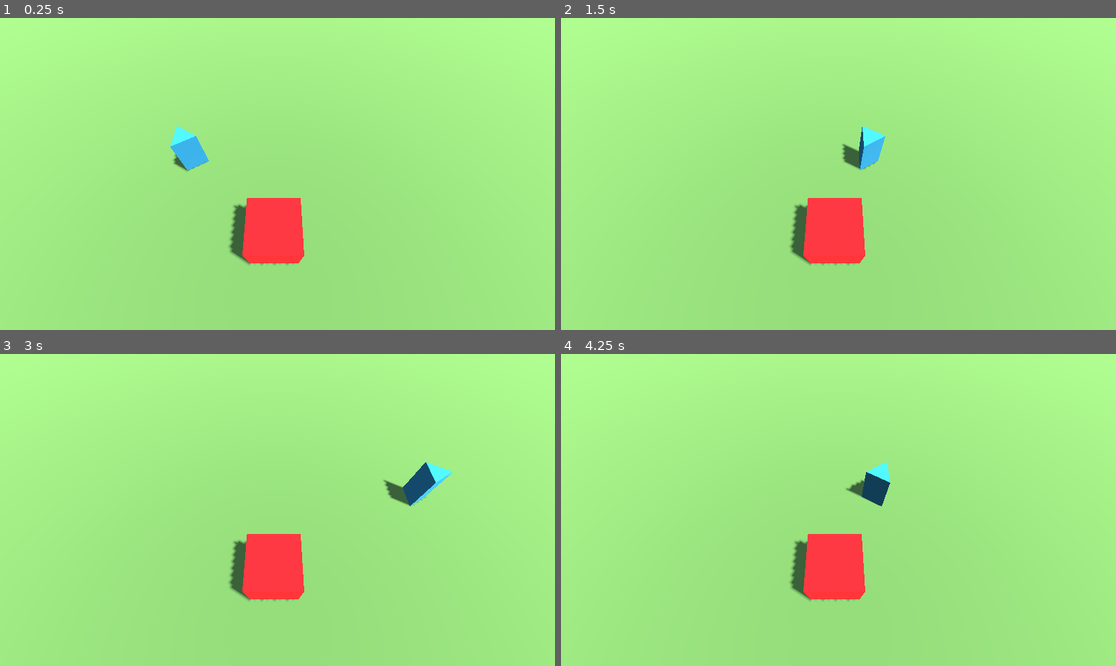
Above: before the commit, frames 1-4 (two rows, left to right).
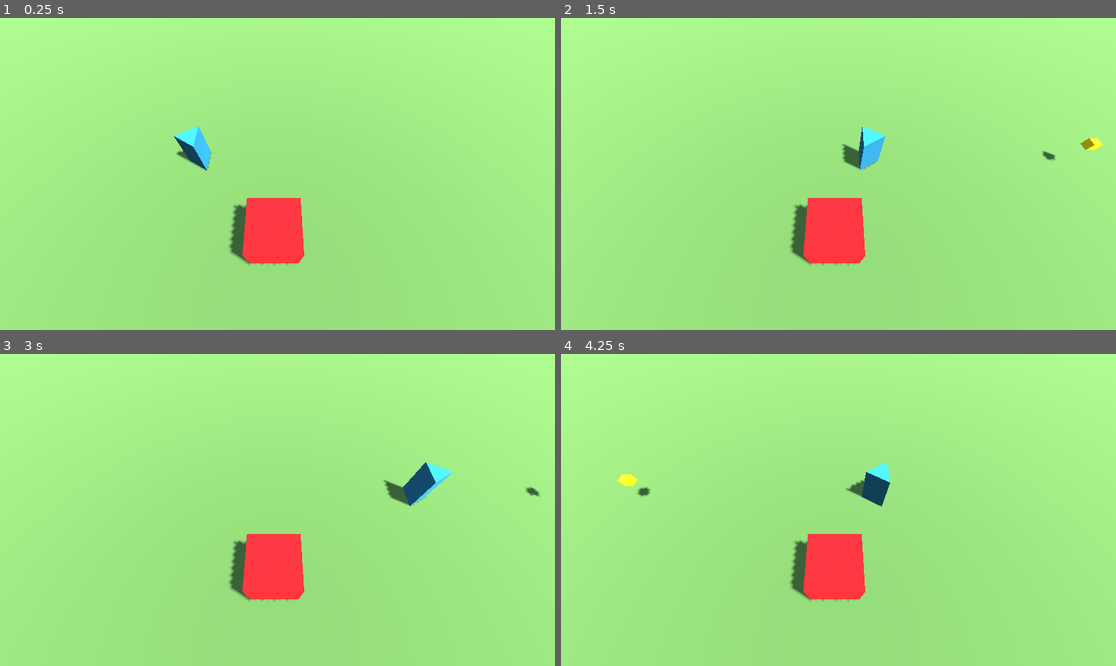
Above: after the commit, the same moments.

Repository: nielssj/godot-topdown-base
Game: Godot game, scene res://main.tscn
Same seed, same stepped clock (60 frames per second), same inputs: the game is played once before the commit and once after it.
Inputs (mouse positions are in pixels of both pictures, inside the frame that each line leads up to):
- Up to frame 1 (0.25 s): no input
- Up to frame 2 (1.5 s): tap Enter at 0.5 s; move the mouse to (960, 158) at 0.52 s; press the mouse at (960, 158) at 0.53 s; hold D (move_right) 0.53-1.25 s; release the mouse at (960, 158) at 1.25 s; drag from (727, 189) to (810, 236) at 1.27 s
- Up to frame 3 (3 s): move the mouse to (333, 441) at 2.02 s; hold D (move_right) 2.03-2.75 s; hold Shift 2.03-2.75 s; click (333, 441) at 2.3 s; drag from (249, 572) to (111, 463) at 2.77 s
- Up to frame 4 (4.25 s): tap Space at 3.5 s; move the mouse to (1005, 556) at 3.52 s; press the mouse at (1005, 556) at 3.53 s; hold A (move_left) from 3.53 s (still down); tap Ctrl at 3.6 s

The runs differ from the first frame. In frame 1, 0.6% of the frame differs, in the area x 30-39%, y 34-50%; in frame 2, 0.2%; in frame 3, less than 0.1%; in frame 4, 0.2%.

Commit message:
feat: simple weapon

Diff:
--- a/entities/characters/Player.gd
+++ b/entities/characters/Player.gd
@@ -24,7 +24,7 @@
 		# Turn player towards current move direction
 		if direction != Vector3.ZERO:
 			direction = direction.normalized()
-			mesh.look_at(position - direction, Vector3.UP)
+			mesh.look_at(position + direction, Vector3.UP)
 
 		# Ground velocity
 		velocity.x = direction.x * effective_speed
--- a/entities/characters/Player.tscn
+++ b/entities/characters/Player.tscn
@@ -1,6 +1,7 @@
 [gd_scene format=3 uid="uid://bldrnvf6vxgv4"]
 
 [ext_resource type="Script" uid="uid://cr3l83yr4sw2j" path="res://entities/characters/Player.gd" id="1_7cd6r"]
+[ext_resource type="PackedScene" path="res://entities/weapons/Weapon.tscn" id="2_weapon"]
 
 [sub_resource type="BoxShape3D" id="BoxShape3D_ig7tw"]
 size = Vector3(0.6, 1, 0.5)
@@ -22,6 +23,10 @@
 [node name="Mesh" type="Node3D" parent="." unique_id=1046341506]
 
 [node name="MeshInstance3D" type="MeshInstance3D" parent="Mesh" unique_id=2126476547]
-transform = Transform3D(1, 0, 0, 0, -4.37114e-08, -1, 0, 1, -4.37114e-08, 0, 0.5, 0)
+transform = Transform3D(-0.99999994, -8.742277e-08, 3.821371e-15, 0, -4.3711385e-08, -1, 8.742277e-08, -0.99999994, 4.371139e-08, 0, 0.5, 0)
 mesh = SubResource("PrismMesh_0xm2m")
 skeleton = NodePath("../..")
+
+[node name="Weapon" parent="Mesh" unique_id=1780457414 instance=ExtResource("2_weapon")]
+transform = Transform3D(1, 0, 0, 0, 1, 0, 0, 0, 1, 0, 0.705, -0.49199066)
+fire_rate = 3.0
--- /dev/null
+++ b/entities/weapons/Projectile.gd
@@ -0,0 +1,41 @@
+class_name Projectile
+extends Area3D
+
+var _velocity: Vector3 = Vector3.ZERO
+var _lifetime: float = 0.0
+var _max_lifetime: float = 0.0
+var _active: bool = false
+
+func _ready() -> void:
+	body_entered.connect(_on_body_entered)
+	set_physics_process(false)
+
+func is_active() -> bool:
+	return _active
+
+func activate(pos: Vector3, dir: Vector3, speed: float, max_lifetime: float) -> void:
+	global_position = pos
+	_velocity = dir.normalized() * speed
+	_lifetime = 0.0
+	_max_lifetime = max_lifetime
+	_active = true
+	visible = true
+	monitoring = true
+	set_physics_process(true)
+
+func deactivate() -> void:
+	_active = false
+	_velocity = Vector3.ZERO
+	visible = false
+	set_deferred("monitoring", false)
+	set_physics_process(false)
+
+func _physics_process(delta: float) -> void:
+	global_position += _velocity * delta
+	_lifetime += delta
+	if _lifetime >= _max_lifetime:
+		deactivate()
+
+func _on_body_entered(_body: Node) -> void:
+	if _active:
+		deactivate()
--- /dev/null
+++ b/entities/weapons/Projectile.tscn
@@ -0,0 +1,24 @@
+[gd_scene format=3]
+
+[ext_resource type="Script" uid="uid://dq0kya2inqtqr" path="res://entities/weapons/Projectile.gd" id="1_projectile"]
+
+[sub_resource type="BoxShape3D" id="BoxShape3D_proj"]
+size = Vector3(0.2, 0.2, 0.2)
+
+[sub_resource type="StandardMaterial3D" id="StandardMaterial3D_proj"]
+albedo_color = Color(1, 0.9, 0, 1)
+
+[sub_resource type="BoxMesh" id="BoxMesh_proj"]
+material = SubResource("StandardMaterial3D_proj")
+size = Vector3(0.2, 0.2, 0.2)
+
+[node name="Projectile" type="Area3D"]
+collision_layer = 1
+collision_mask = 1
+script = ExtResource("1_projectile")
+
+[node name="CollisionShape3D" type="CollisionShape3D" parent="."]
+shape = SubResource("BoxShape3D_proj")
+
+[node name="MeshInstance3D" type="MeshInstance3D" parent="."]
+mesh = SubResource("BoxMesh_proj")
--- /dev/null
+++ b/entities/weapons/Weapon.gd
@@ -0,0 +1,54 @@
+class_name Weapon
+extends Node3D
+
+@export var projectile_scene: PackedScene
+@export var fire_rate: float = 1.0
+@export var pool_size: int = 10
+@export var projectile_speed: float = 20.0
+@export var projectile_lifetime: float = 3.0
+
+var _pool: Array[Projectile] = []
+var _cooldown: float = 0.0
+
+func _ready() -> void:
+	_build_pool.call_deferred()
+
+func _build_pool() -> void:
+	var parent: Node = get_tree().current_scene if get_tree().current_scene else get_tree().root
+	for i in pool_size:
+		var p: Projectile = projectile_scene.instantiate()
+		parent.add_child(p)
+		p.deactivate()
+		_pool.append(p)
+
+func _exit_tree() -> void:
+	for p in _pool:
+		if is_instance_valid(p):
+			p.queue_free()
+	_pool.clear()
+
+func _physics_process(delta: float) -> void:
+	if _cooldown > 0.0:
+		_cooldown -= delta
+	if Input.is_action_pressed("fire") and _cooldown <= 0.0:
+		fire()
+		_cooldown = 1.0 / fire_rate
+
+func fire() -> bool:
+	var dir := -global_transform.basis.z
+	var pos := global_position
+	for p in _pool:
+		if not p.is_active():
+			p.activate(pos, dir, projectile_speed, projectile_lifetime)
+			return true
+	return false
+
+func get_pool_size() -> int:
+	return _pool.size()
+
+func get_active_count() -> int:
+	var count := 0
+	for p in _pool:
+		if p.is_active():
+			count += 1
+	return count
--- /dev/null
+++ b/entities/weapons/Weapon.tscn
@@ -0,0 +1,8 @@
+[gd_scene format=3]
+
+[ext_resource type="Script" path="res://entities/weapons/Weapon.gd" id="1_weapon"]
+[ext_resource type="PackedScene" path="res://entities/weapons/Projectile.tscn" id="2_projectile"]
+
+[node name="Weapon" type="Node3D"]
+script = ExtResource("1_weapon")
+projectile_scene = ExtResource("2_projectile")
--- a/project.godot
+++ b/project.godot
@@ -49,6 +49,12 @@
 , Object(InputEventJoypadMotion,"resource_local_to_scene":false,"resource_name":"","device":-1,"axis":1,"axis_value":1.0,"script":null)
 ]
 }
+fire={
+"deadzone": 0.5,
+"events": [Object(InputEventJoypadMotion,"resource_local_to_scene":false,"resource_name":"","device":-1,"axis":5,"axis_value":1.0,"script":null)
+, Object(InputEventMouseButton,"resource_local_to_scene":false,"resource_name":"","device":-1,"window_id":0,"alt_pressed":false,"shift_pressed":false,"ctrl_pressed":false,"meta_pressed":false,"pressed":false,"button_index":1,"button_mask":0,"position":Vector2(0, 0),"global_position":Vector2(0, 0),"factor":1.0,"script":null)
+]
+}
 
 [rendering]
 
--- /dev/null
+++ b/tests/test_weapon.gd
@@ -0,0 +1,46 @@
+extends GutTest
+
+var WeaponScene = preload("res://entities/weapons/Weapon.tscn")
+
+var weapon
+
+func before_each():
+	weapon = WeaponScene.instantiate()
+	add_child_autofree(weapon)
+	await get_tree().process_frame
+
+func after_each():
+	if is_instance_valid(weapon) and not weapon.is_queued_for_deletion():
+		weapon.queue_free()
+		weapon = null
+
+func test_weapon_initialization():
+	assert_eq(weapon.fire_rate, 1.0, "fire_rate default should be 1.0")
+	assert_eq(weapon.pool_size, 10, "pool_size default should be 10")
+	assert_eq(weapon.projectile_speed, 20.0, "projectile_speed default should be 20.0")
+	assert_eq(weapon.projectile_lifetime, 3.0, "projectile_lifetime default should be 3.0")
+
+func test_pool_is_populated_and_inactive():
+	assert_eq(weapon.get_pool_size(), 10, "pool should contain pool_size projectiles")
+	assert_eq(weapon.get_active_count(), 0, "all projectiles should start inactive")
+
+func test_fire_activates_one_projectile():
+	var result: bool = weapon.fire()
+	assert_true(result, "fire() should return true when pool has inactive projectiles")
+	assert_eq(weapon.get_active_count(), 1, "active count should be 1 after one fire()")
+	var active: Projectile = null
+	for p: Projectile in weapon._pool:
+		if p.is_active():
+			active = p
+			break
+	assert_not_null(active, "an active Projectile instance from the default projectile scene should exist in the pool")
+	assert_is(active, Projectile, "active projectile should be an instance of the default Projectile scene")
+
+func test_pool_exhaustion_returns_false():
+	for i in weapon.pool_size:
+		var result: bool = weapon.fire()
+		assert_true(result, "fire() call %d should return true" % i)
+	assert_eq(weapon.get_active_count(), weapon.pool_size, "all projectiles should be active")
+	var exhausted: bool = weapon.fire()
+	assert_false(exhausted, "fire() should return false when pool is exhausted")
+	assert_eq(weapon.get_active_count(), weapon.pool_size, "active count should not change after exhausted fire()")
Not shown, added: entities/weapons/Projectile.gd.uid
Not shown, added: entities/weapons/Weapon.gd.uid
Not shown, added: tests/test_weapon.gd.uid
Not shown, changed: AGENTS.md
